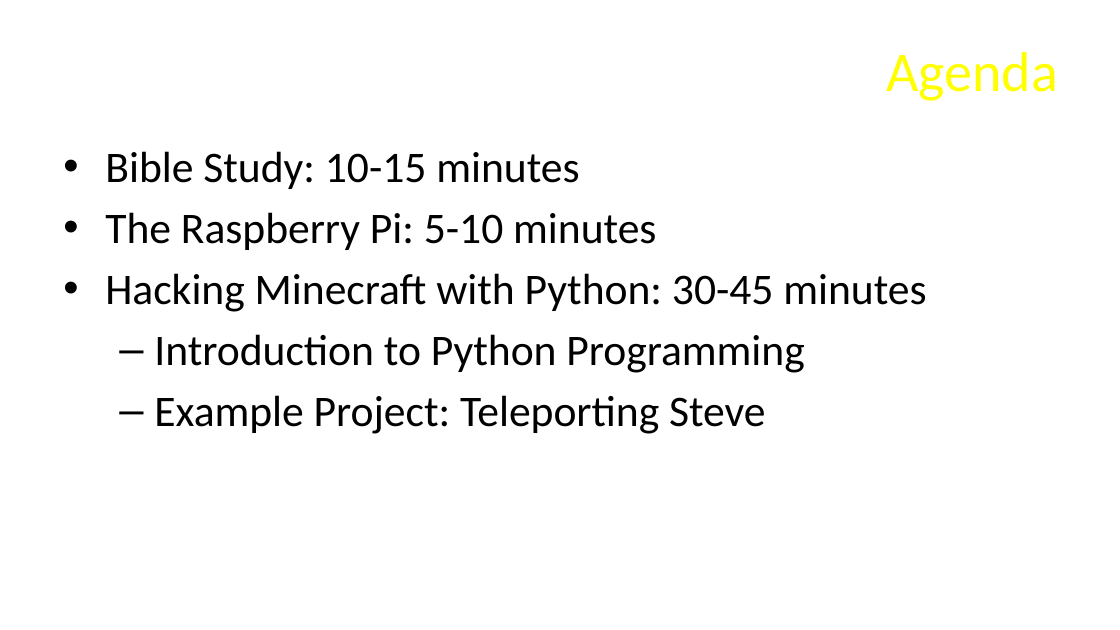
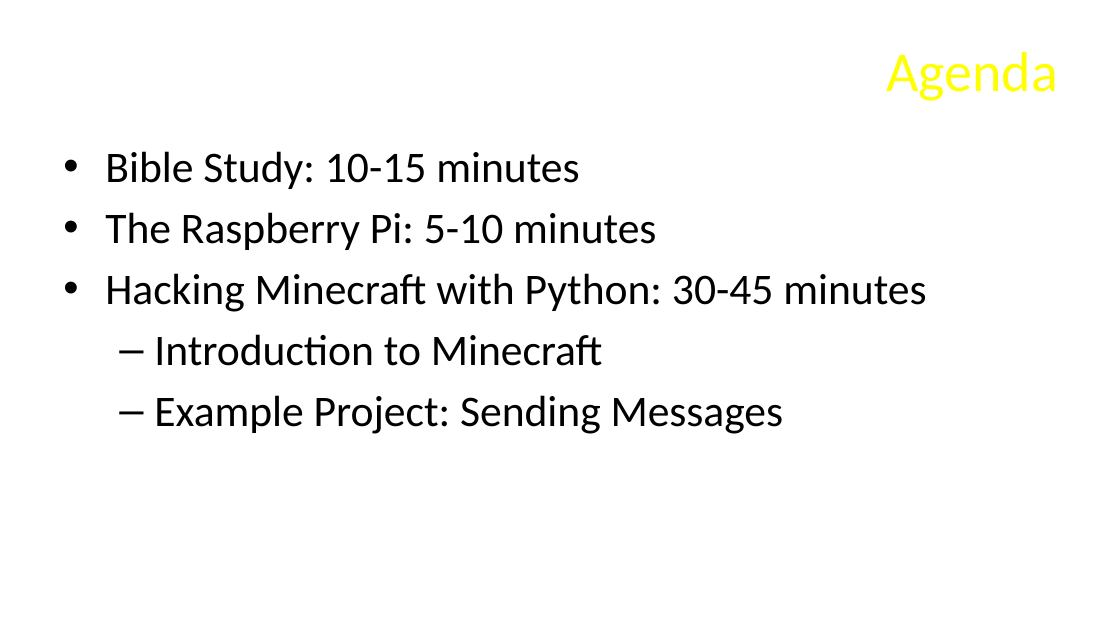
Before and after one commit to ChuckBell/Mines-Minerals-and-Minecraft, a slide deck: slide 2 of slides/Lesson2.pptx. Drawn at 1120x630 pixels with LibreOffice and Linux fonts; fonts in the diff are those of the drawing; background and template pictures are left out. Boxes give left, top, right and bottom in pixels: in the first picture for what was removed or moved away, otherwise in the second. Text is boxed around its words. In the diff, an @@ line names an element or a change of style, - is before the commit and + after.

```diff
--- a/slides/Lesson2.pptx
+++ b/slides/Lesson2.pptx
@@ text at box(154, 334, 784, 434): text changed @@
-  – Introduction to Python Programming
-  – Example Project: Teleporting Steve
+  – Introduction to Minecraft
+  – Example Project: Sending Messages
```
Also in this commit, not shown: 10 slides removed, 1 other file.
